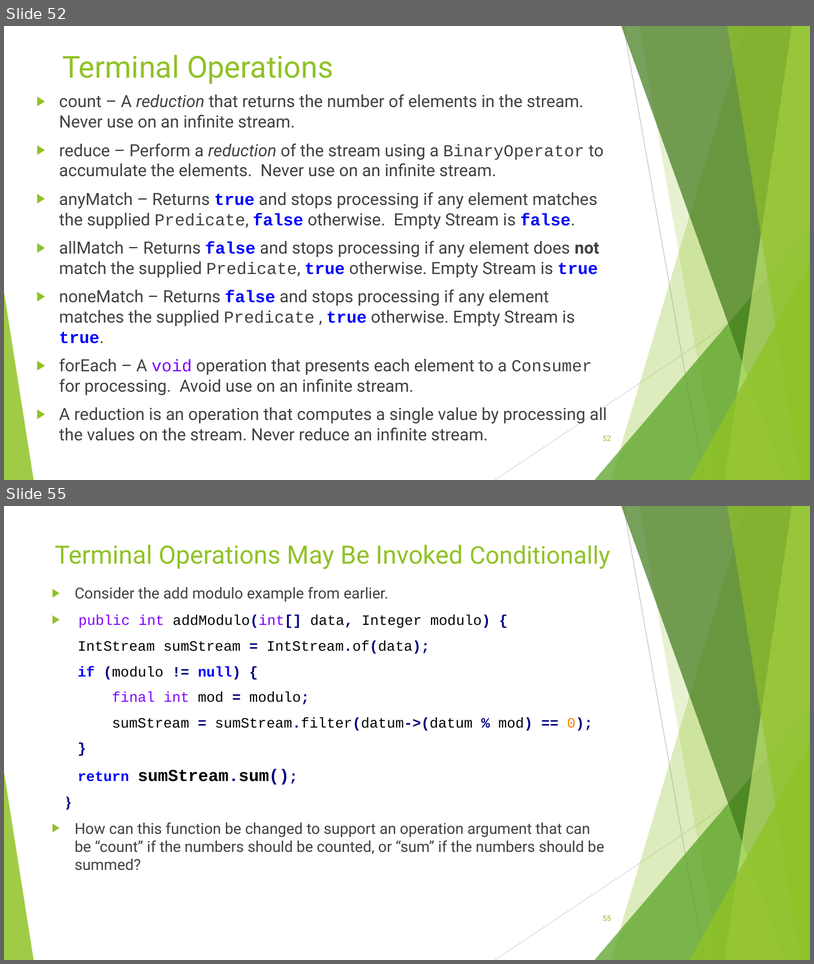
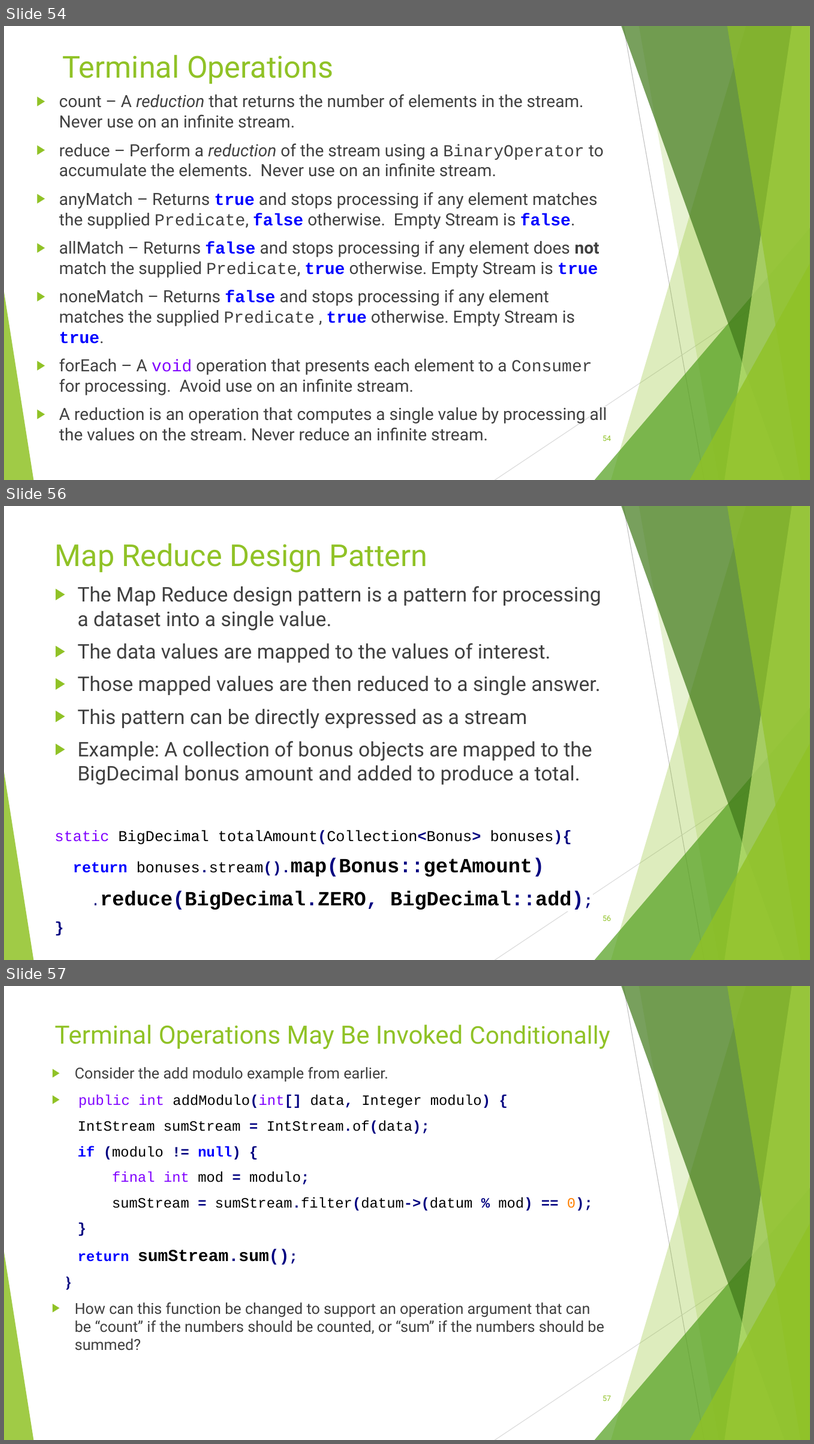
Before and after one commit to RichardRoda/2017-CodePaLOUsa-Lambda, a slide deck: Learning to Love the Lambda in the Stream.pptx. Shown one above the other, each under a label of ours: slides 52 and 55 before the commit, slides 54, 56 and 57 after it; the slides between them are not shown. The pictures are 814x964 and 814x1444 pixels, drawn with LibreOffice and Linux fonts; fonts in the diff are those of the drawing. Boxes give left, top, right and bottom in pixels: in the first picture for what was removed or moved away, otherwise in the second. Text is boxed around its words. In the diff, an @@ line names an element or a change of style, - is before the commit and + after.

Commit message:
Change subtitle of presentation to better reflect that it has advanced concepts not just introductory.  Add slides detailing how to use the strategy pattern for streams both for intermediate operations as well as for the stream processing.

```diff
--- a/Learning to Love the Lambda in the Stream.pptx
+++ b/Learning to Love the Lambda in the Stream.pptx
@@ slide 56 added at box(4, 506, 810, 960), background #FFFFFF; not listed: 10 template elements that a slide beside it also shows @@
@@ title added at box(55, 543, 428, 573), 36 pt, text #90C226 @@
+Map Reduce Design Pattern
@@ text added at box(55, 586, 602, 909), 24 pt, text #404040 @@
+▶ The Map Reduce design pattern is a pattern for processing a dataset into a single value.
+▶ The data values are mapped to the values of interest.
+▶ Those mapped values are then reduced to a single answer.
+▶ This pattern can be directly expressed as a stream
+▶ Example: A collection of bonus objects are mapped to the BigDecimal bonus amount and added to produce a total.
+static BigDecimal totalAmount(Collection<Bonus> bonuses){
+return bonuses.stream().map(Bonus::getAmount)
+.reduce(BigDecimal.ZERO, BigDecimal::add);
+}
@@ page number added at box(603, 915, 611, 921), 9 pt, text #90C226 @@
+56
@@ what was slide 52 is now slide 54 @@
@@ page number at box(603, 435, 611, 441): text changed @@
-52
+54
@@ what was slide 55 is now slide 57 @@
@@ page number at box(603, 1395, 611, 1401): text changed @@
-55
+57
```
Also in this commit, not shown: 10 slides changed, 4 other slides added, 1 slide removed, 1 other file.
